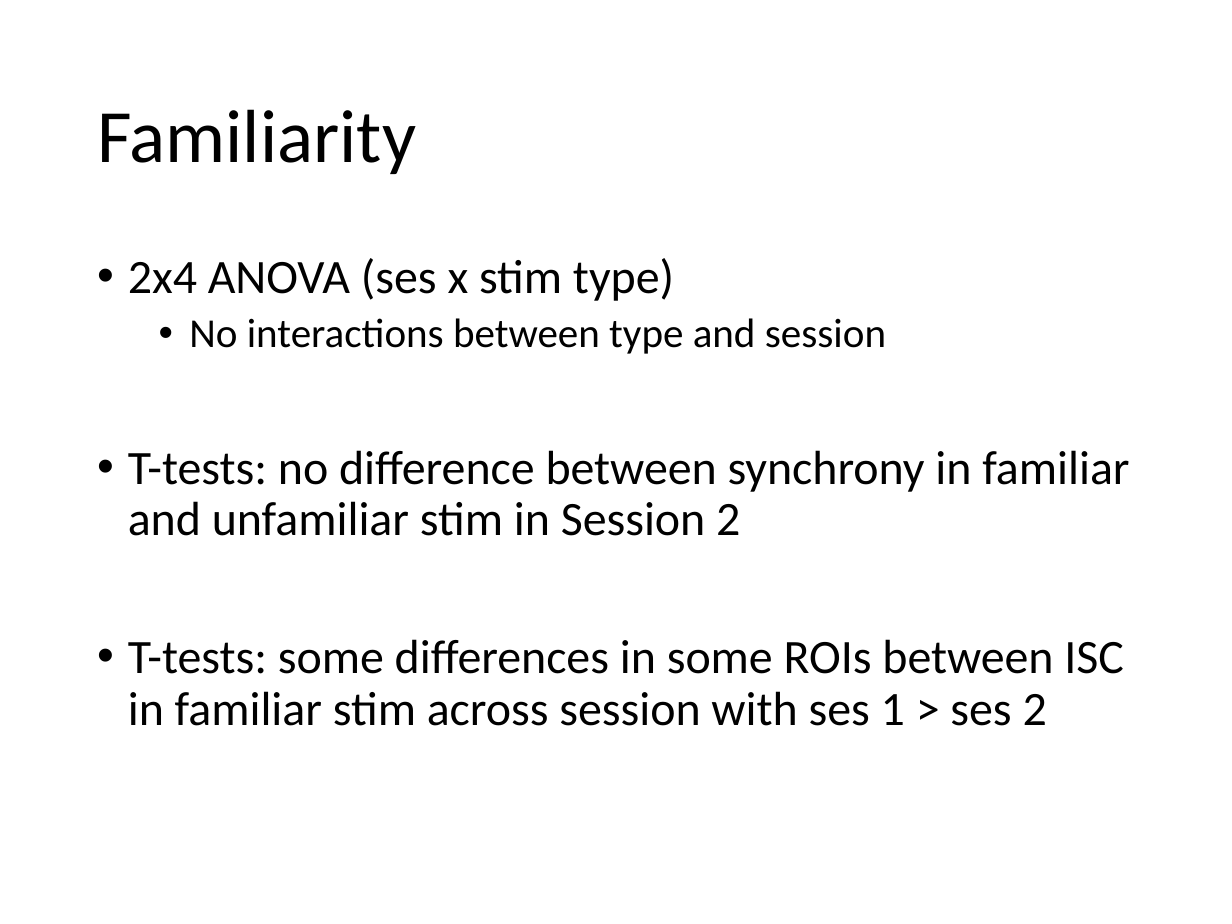
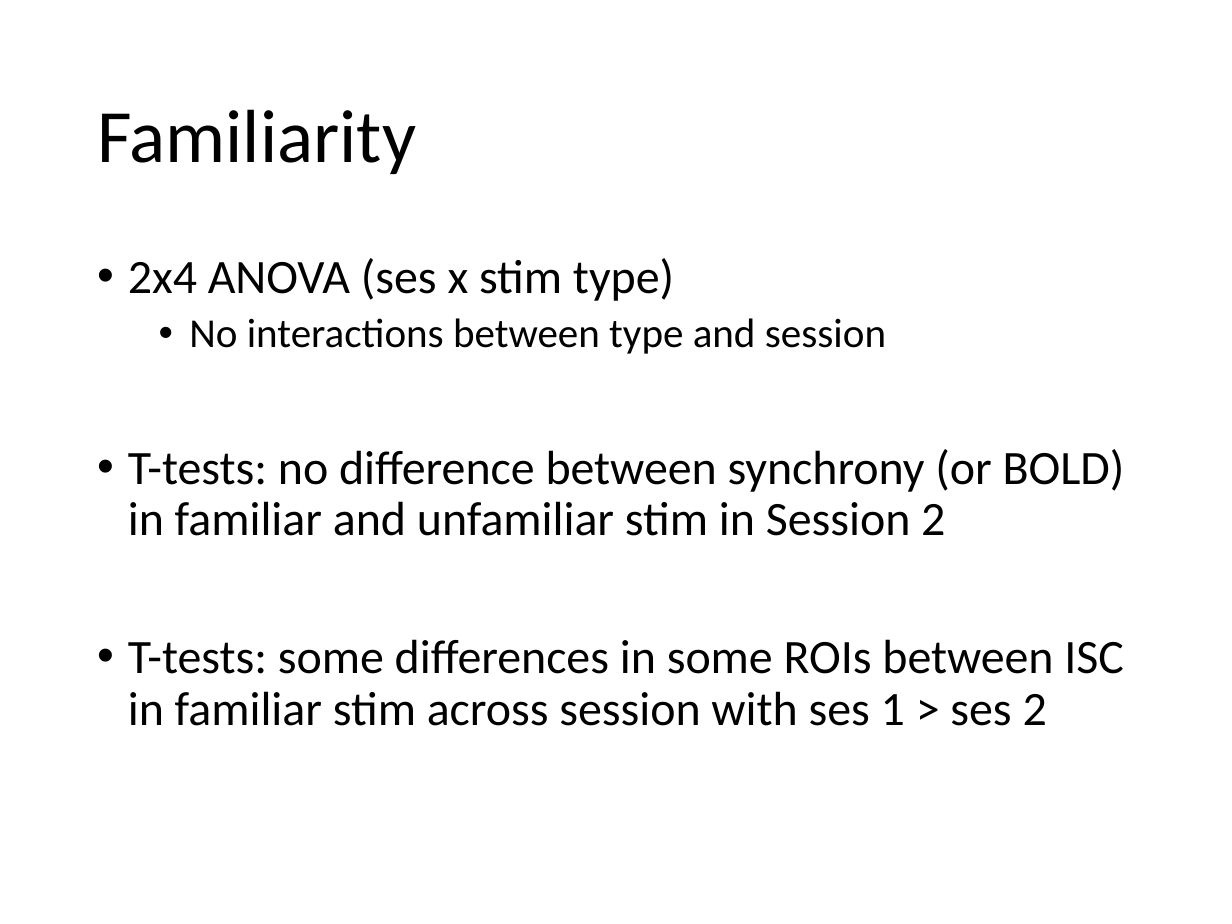
Before and after one commit to asternin/PhDProject, a slide deck: slide 10 of Meetings/2019.04.24-ISCSummary-JessAdrianBobbyMeeting.pptx (slide 8 before the commit). Drawn at 1232x924 pixels with LibreOffice and Linux fonts; fonts in the diff are those of the drawing. Boxes give left, top, right and bottom in pixels: in the first picture for what was removed or moved away, otherwise in the second. Text is boxed around its words. In the diff, an @@ line names an element or a change of style, - is before the commit and + after.

```diff
--- a/Meetings/2019.04.24-ISCSummary-JessAdrianBobbyMeeting.pptx
+++ b/Meetings/2019.04.24-ISCSummary-JessAdrianBobbyMeeting.pptx
@@ text at [128, 449, 1125, 536]: text changed @@
-• T-tests: no difference between synchrony in familiar and unfamiliar stim in Session 2
+• T-tests: no difference between synchrony (or BOLD) in familiar and unfamiliar stim in Session 2
```
Also in this commit, not shown: 5 other slides changed, 5 slides added, 2 slides removed, 2 other files.
